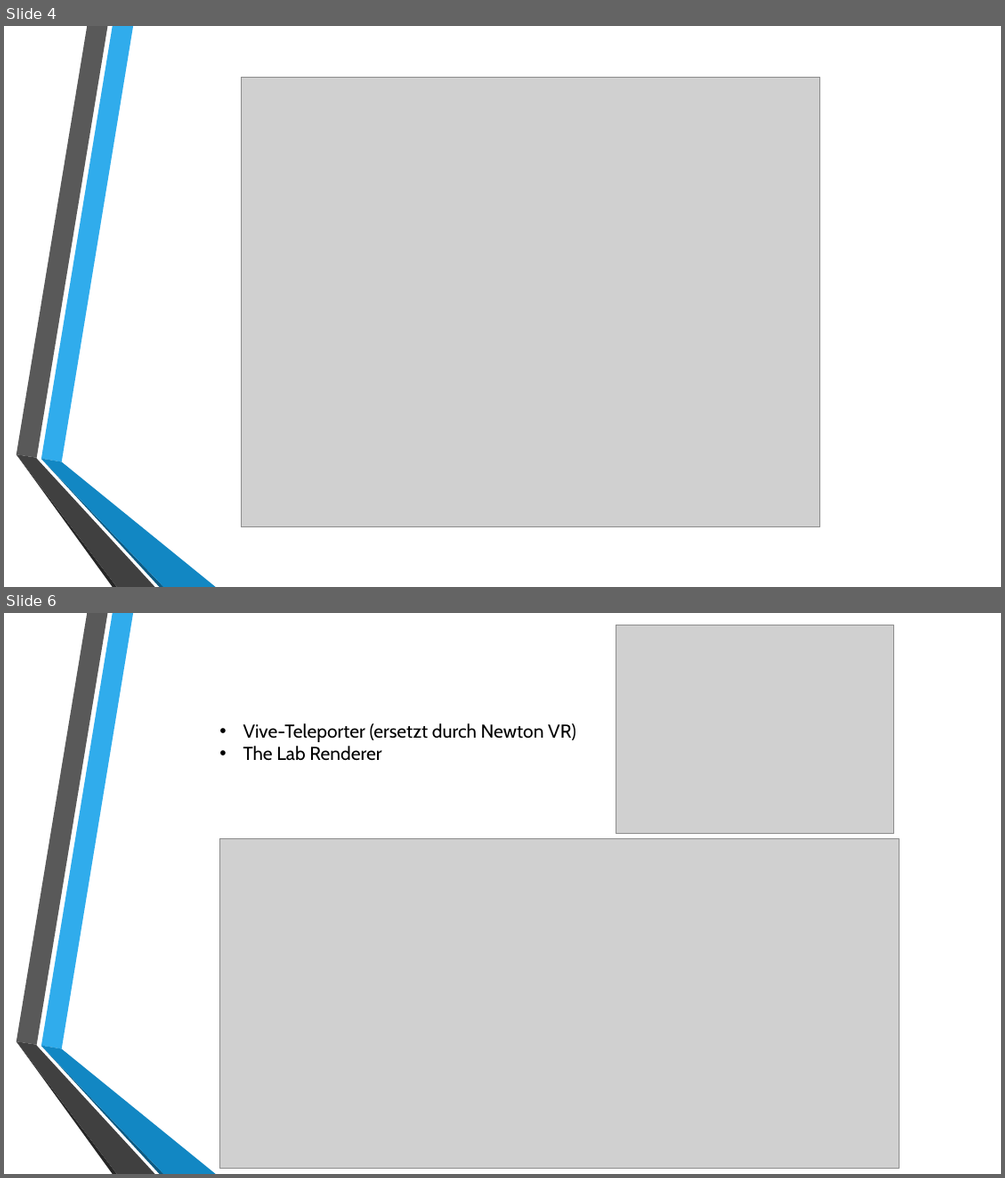
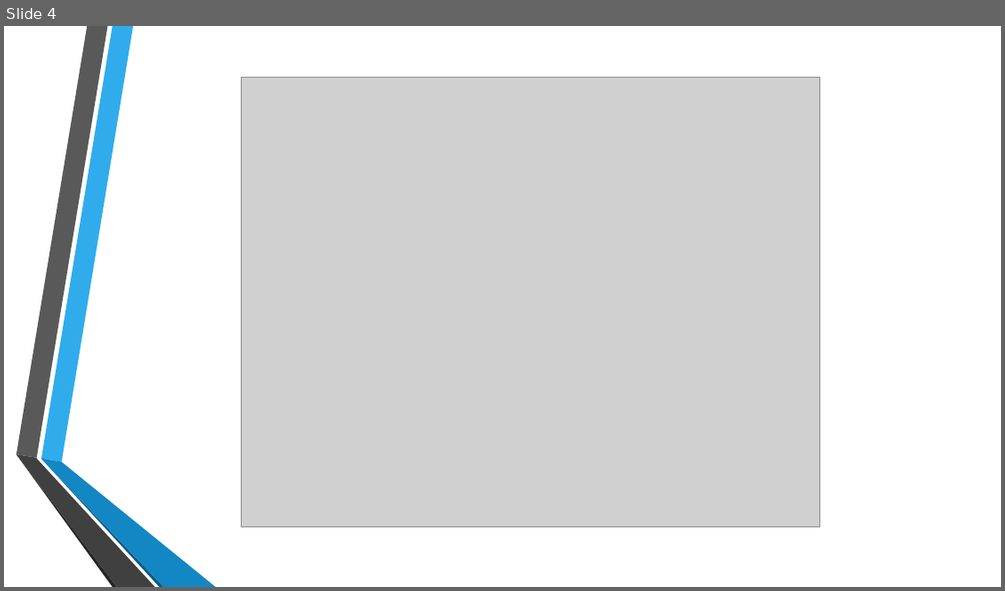
Before and after one commit to SrAguacate/Animations, a slide deck: Prototype1/Prototype1.pptx. Shown one above the other, each under a label of ours: slides 4 and 6 before the commit, slide 4 after it; the slides between them are not shown. The pictures are 1005x1178 and 1005x591 pixels, drawn with LibreOffice and Linux fonts; fonts in the diff are those of the drawing; grey boxes stand for pictures; background and template pictures are left out. Boxes give left, top, right and bottom in pixels: in the first picture for what was removed or moved away, otherwise in the second. Text is boxed around its words. In the diff, an @@ line names an element or a change of style, - is before the commit and + after.

```diff
--- a/Prototype1/Prototype1.pptx
+++ b/Prototype1/Prototype1.pptx
@@ slide 6 removed at [4,613,1001,1174], background picture (left out); not listed: 6 template elements that a slide beside it also shows @@
@@ picture removed at [615,625,894,834] @@
@@ text removed at [243,723,576,760] @@
-• Vive-Teleporter (ersetzt durch Newton VR)
-• The Lab Renderer
@@ picture removed at [219,839,899,1168] @@
```
Also in this commit, not shown: 3 slides changed, 1 slide added, 4 other files.
